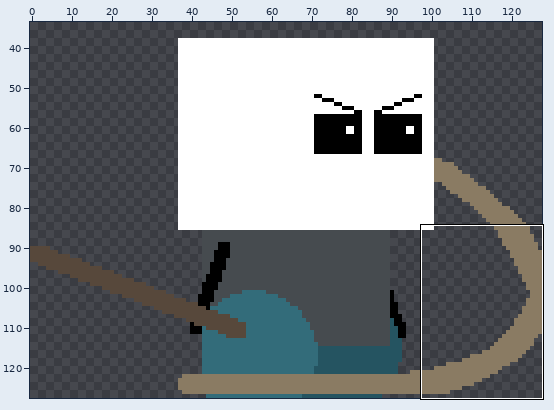
Pixel-art file -- assets/forsaken_scion.aseprite. The first picture is a wide view before the edit; the outline marks the close-up.
Close-up. First the earlier version:
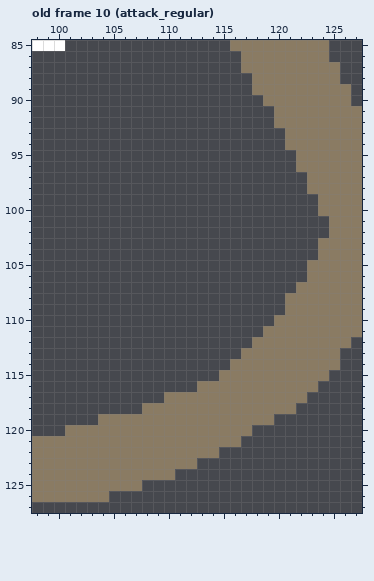
128x128 pixels, 33 frames. Shown: old frame 10 (attack_regular): x 98..127, y 85..127. The wide view leaves out empty margins.
Now the later version:
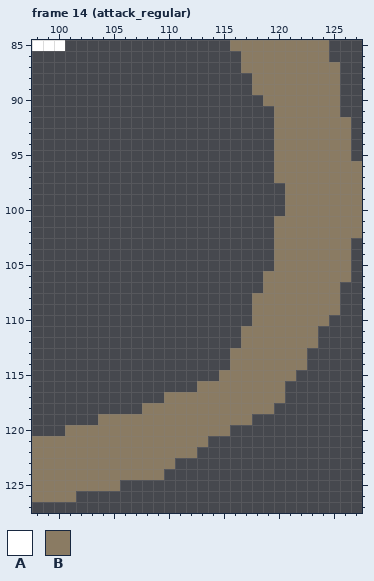
Palette (. is transparent): A #ffffff  B #8a7b63
A new or re-ordered frame is compared with the old frame closest to it.
Edits made:
frames 33 -> 37
Changed rows in their new state; - is an unchanged pixel.
Frame 14 (attack_regular) is new; against old frame 10 (attack_regular), layer "Flash":
first column x 102:
 89 ------------------------.-
 90 ------------------------.-
 91 ------------------------..
 92 -------------------------.
 93 ------------------B------.
 94 ------------------B------.
 95 ------------------BB-----.
 96 ------------------BB------
 97 ------------------BBB-----
 98 -------------------BB-----
 99 -------------------BBB----
100 -------------------BBB----
101 ------------------BBBBB---
102 ------------------BBBBB---
103 ------------------BBBB---.
104 ------------------BBBB---.
105 ------------------BBB----.
106 -----------------BBBB----.
107 -----------------BBB----..
108 ----------------BBB-----..
109 ----------------BBB-----..
110 ----------------BB-----...
111 ---------------BB-----....
112 ---------------B------...-
113 --------------B------...--
114 ---------------------...--
115 --------------------...---
116 -------------------...----
117 -------------------..-----
118 ------------------..------
119 ----------------..--------
120 --------------..----------
121 ------------...-----------
122 -----------..-------------
123 ---------..---------------
124 --------.-----------------
125 ----..--------------------
126 ...-----------------------
